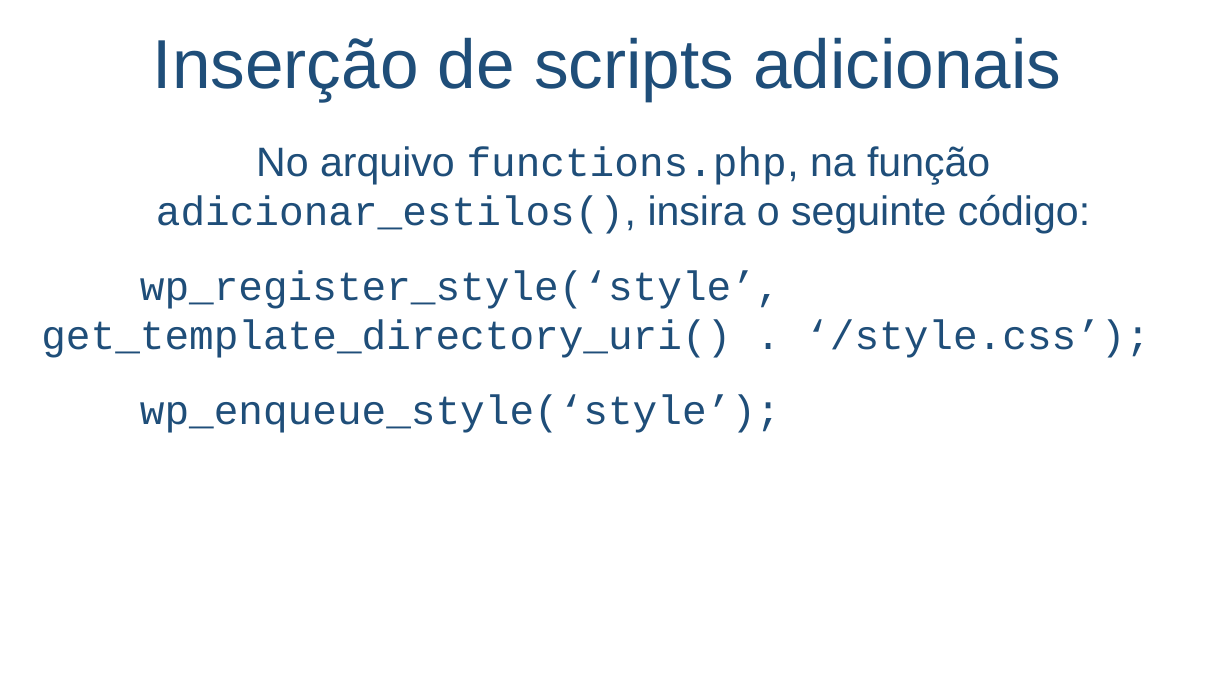
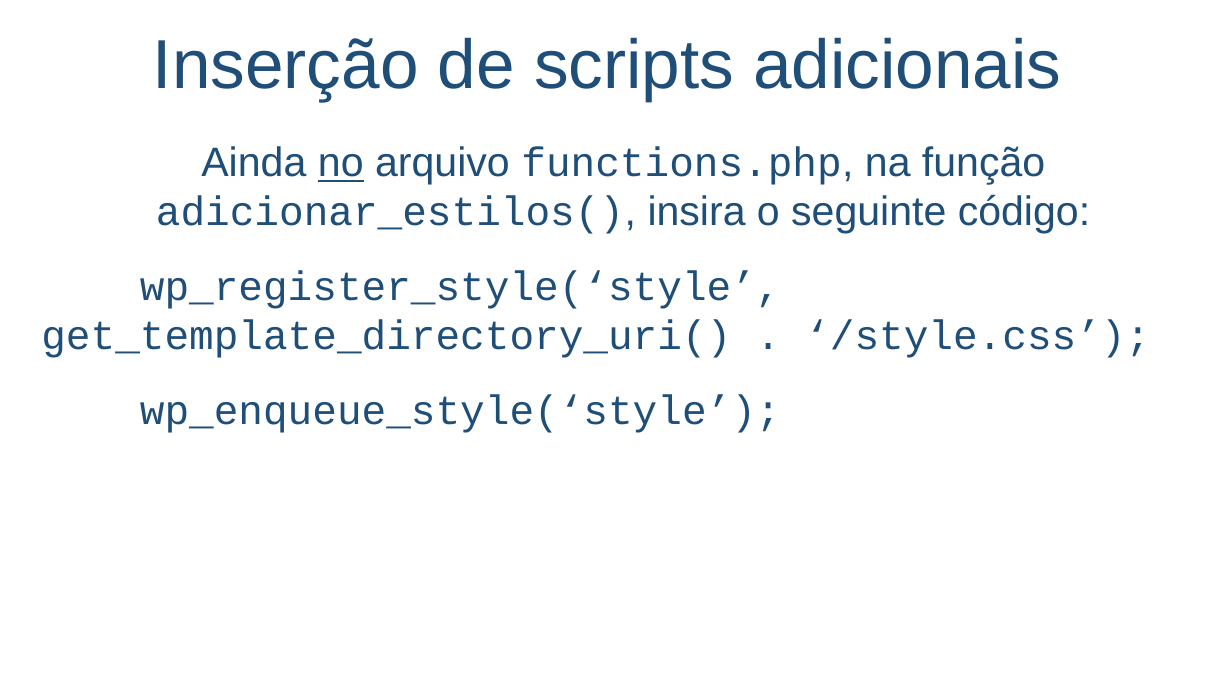
Before and after one commit to salmo-jr/public-slides, a slide deck: slide 17 of wordpress-como-criar-um-novo-tema.pptx. Drawn at 1232x693 pixels with LibreOffice and Linux fonts; fonts in the diff are those of the drawing; background and template pictures are left out. Boxes give left, top, right and bottom in pixels: in the first picture for what was removed or moved away, otherwise in the second. Text is boxed around its words. In the diff, an @@ line names an element or a change of style, - is before the commit and + after.

```diff
--- a/wordpress-como-criar-um-novo-tema.pptx
+++ b/wordpress-como-criar-um-novo-tema.pptx
@@ text at bbox=[156, 146, 1090, 234]: text changed @@
-No arquivo functions.php, na função adicionar_estilos(), insira o seguinte código:
+Ainda no arquivo functions.php, na função adicionar_estilos(), insira o seguinte código:
```
Also in this commit, not shown: 6 other slides changed, 7 slides added.
